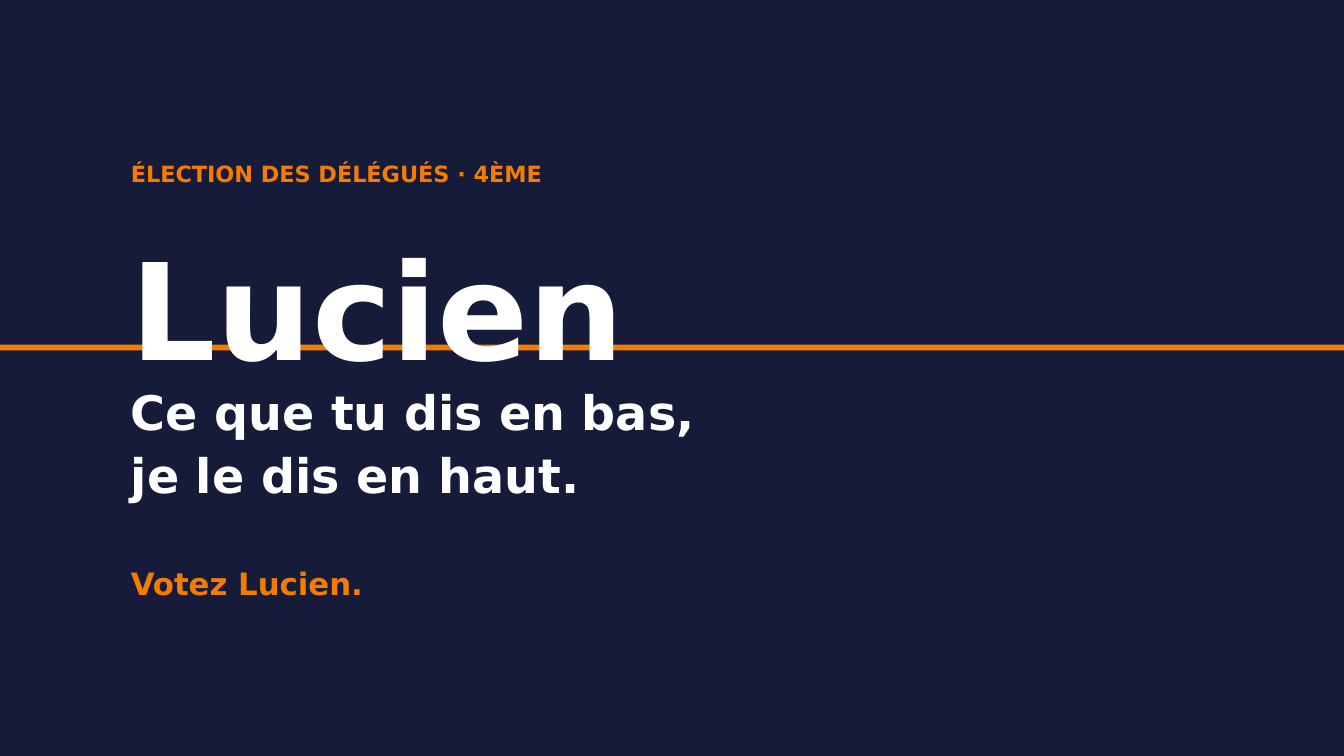
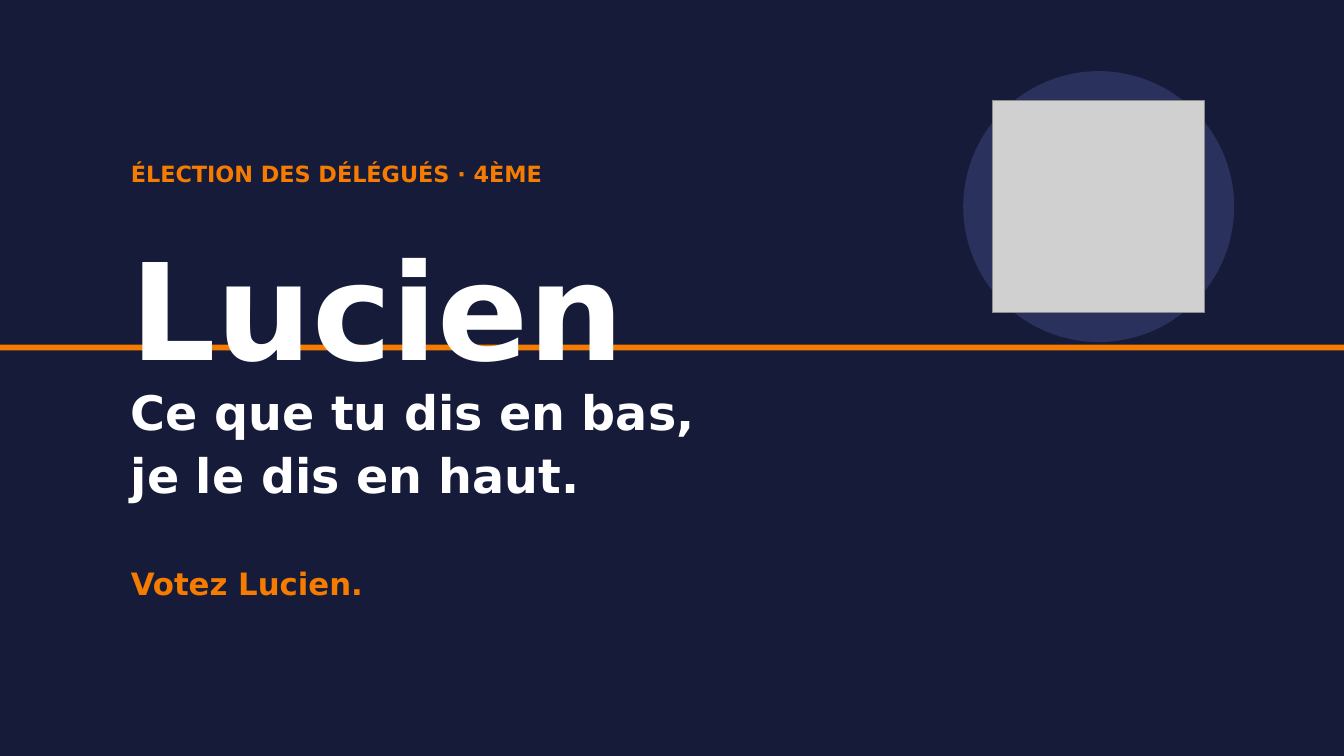
Before and after one commit to lucien-cmd/perso, a slide deck: slide 1 of campagne-delegue-lucien.pptx. Drawn at 1344x756 pixels with LibreOffice and Linux fonts; fonts in the diff are those of the drawing; grey boxes stand for pictures. Boxes give left, top, right and bottom in pixels: in the first picture for what was removed or moved away, otherwise in the second. Text is boxed around its words. In the diff, an @@ line names an element or a change of style, - is before the commit and + after.

```diff
--- a/campagne-delegue-lucien.pptx
+++ b/campagne-delegue-lucien.pptx
@@ ellipse added at (x1=964, y1=72, x2=1235, y2=343), fill #2A315C @@
@@ picture added at (x1=993, y1=101, x2=1205, y2=313) @@
```
Also in this commit, not shown: 7 other slides changed, 2 other files.
